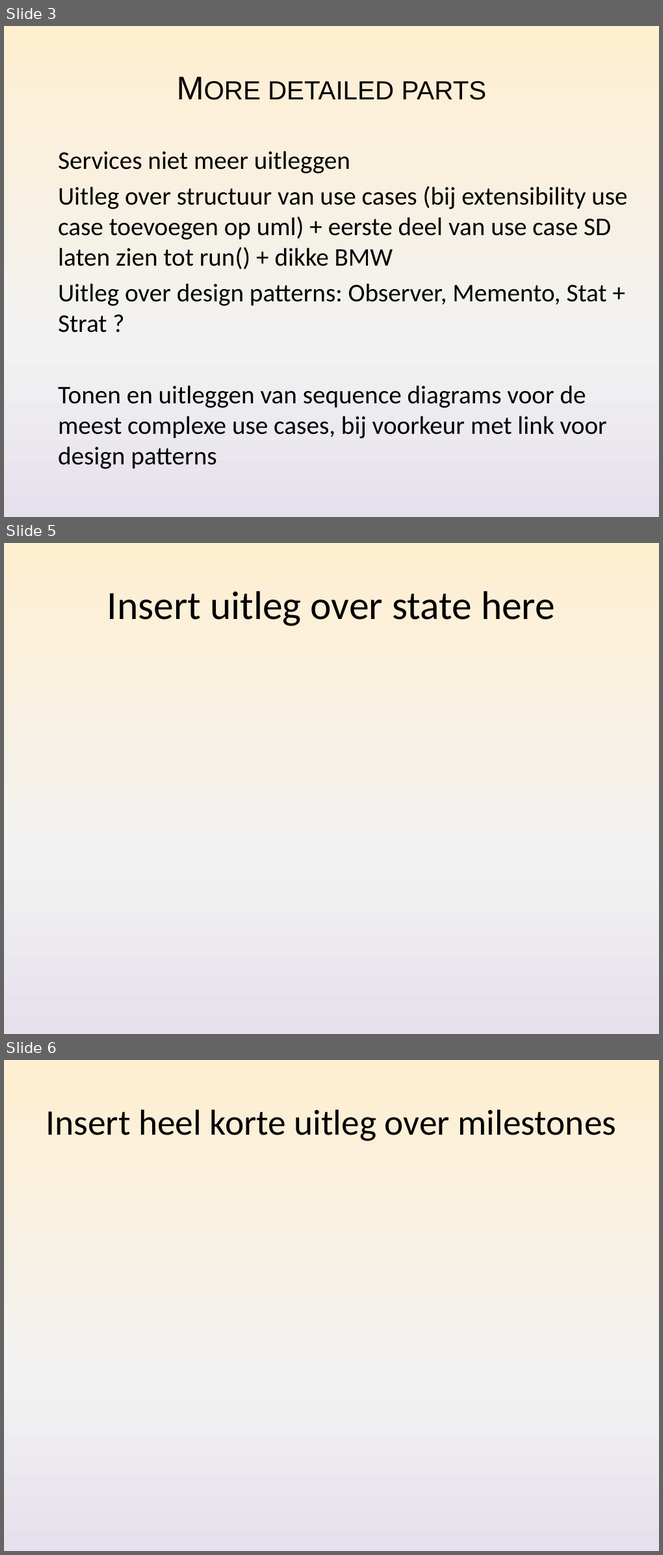
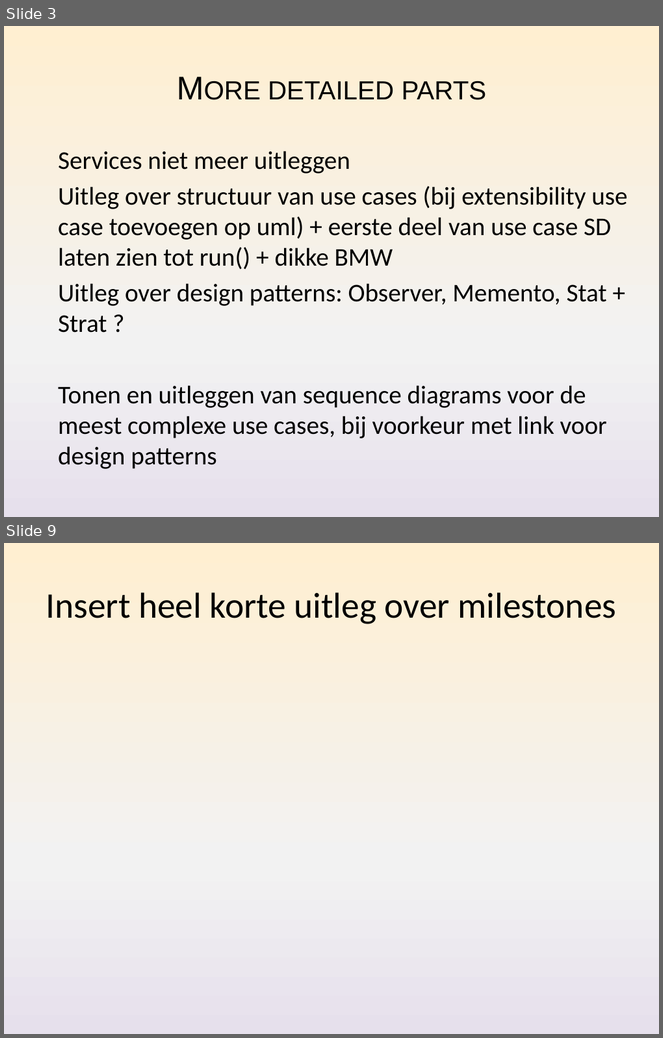
Before and after one commit to Nickelium/Software-Development, a slide deck: Presentaties/Iteratie 2/SWOP Presentatie 2 Inhoud.pptx. Shown one above the other, each under a label of ours: slides 3, 5 and 6 before the commit, slides 3 and 9 after it; the slides between them are not shown. The pictures are 663x1555 and 663x1038 pixels, drawn with LibreOffice and Linux fonts; fonts in the diff are those of the drawing. Boxes give left, top, right and bottom in pixels: in the first picture for what was removed or moved away, otherwise in the second. Text is boxed around its words. In the diff, an @@ line names an element or a change of style, - is before the commit and + after.

```diff
--- a/Presentaties/Iteratie 2/SWOP Presentatie 2 Inhoud.pptx
+++ b/Presentaties/Iteratie 2/SWOP Presentatie 2 Inhoud.pptx
@@ slide 5 removed at (4,543,659,1034), background gradient #FFEFD1 to #F2F2F2 to #E6E0EC @@
@@ title removed at (107,591,555,626) @@
-Insert uitleg over state here
@@ what was slide 6 is now slide 9 @@
```
Also in this commit, not shown: 1 slide changed, 4 slides added, 8 other files.
